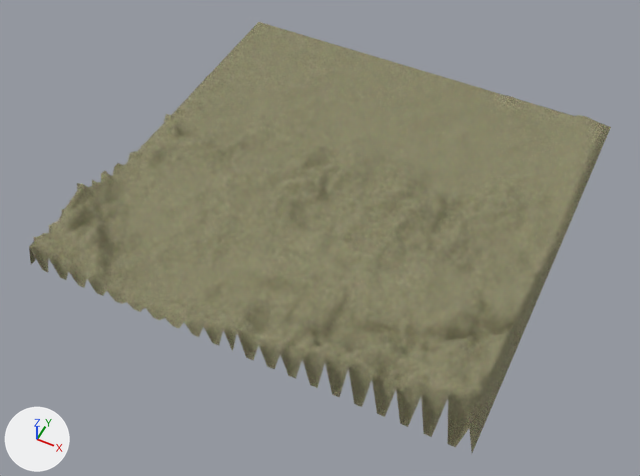
An edit to the glTF model OriginalModels/Terrain/terrain.gltf, drawn before and after from the same camera.
Camera for both pictures: a 50 mm lens placed at (12.1, -26.4, 27.8), pointed at (0.1, -2.6, -2.0). The lights are fixed; the arrows at lower left show +X, +Y and +Z. Vertices at the same position are counted once.
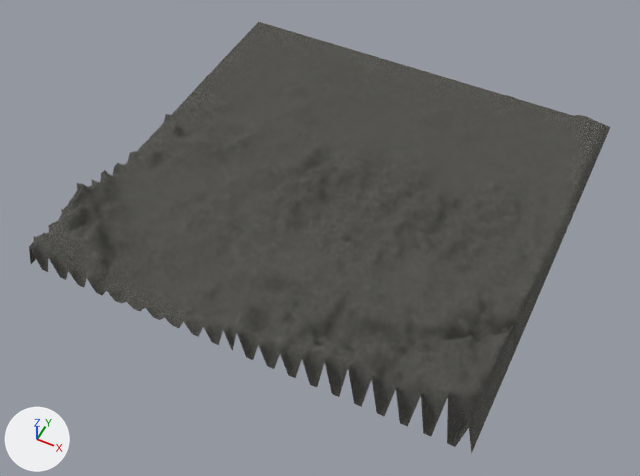
Where the change shows, as pixel boxes [x1, y1, x2, y2] in the pictures (640 x 476 px):
'Plane', surface changed, moved (yellow to grey)
    before: [29, 22, 611, 453]
    after: [29, 22, 610, 454]

The change, as a list of edits to the scene's bpy script:
```text
Add img_detail:
    img_detail = load_image('Detail', 'Detail.png', 1024, 1024, 'sRGB')
Change mat_terrain:
    where n2 = _N.new('ShaderNodeTexImage'); n2.name = 'Image Texture'
    n2.image: img_texturescom_groundplants0187_1_seamless_s -> img_detail
    add n3 = _N.new('ShaderNodeUVMap'); n3.name = 'UV Map'
    add n3.uv_map = 'UVMap.001'
    add _L.new(n3.outputs[0], n2.inputs[0])  # 'UV' to 'Vector'
Change me_plane:
    where me_plane.from_pydata(...)  # 16641 vertices, 32768 faces; spans x -10.0..10.0, y -10.0..10.0, z -1.4..1.6
    used by ob_plane; location = (0.0, 0.0, 0.0)
    me_plane part 1: texture (UV) coordinates of 32768 of 32768 faces, centred in x -9.9..9.9, y -9.9..9.9, z -1.4..1.5, changed; they spanned u -49.5..50.5, v -49.5..50.5 and now span u 0.0..1.0, v 0.0..1.0
Change ob_plane:
    ob_plane.location: (0.0, 0.0, 0.0) -> (-0.02, 0.01, 0.0)
```
